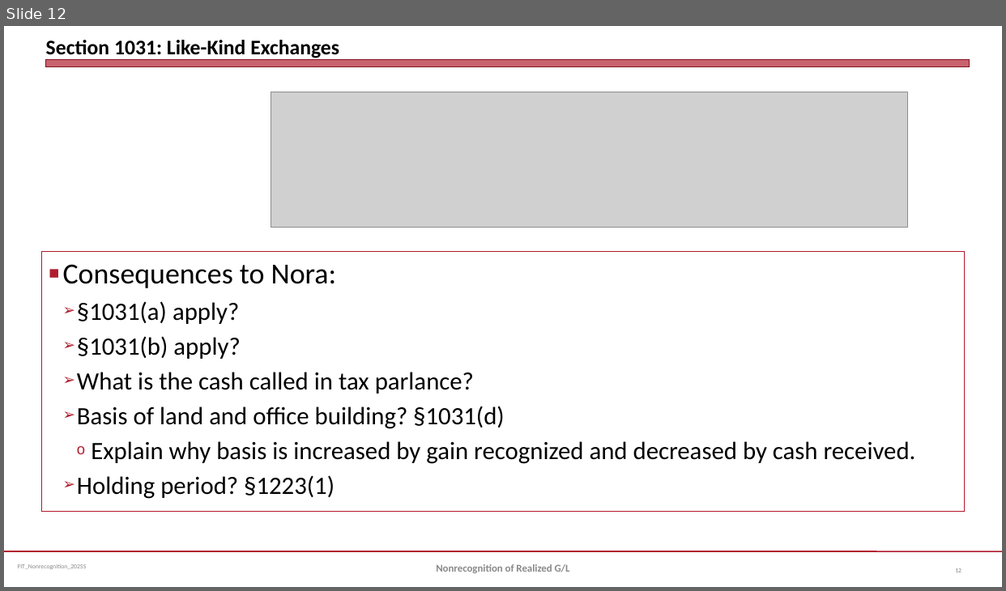
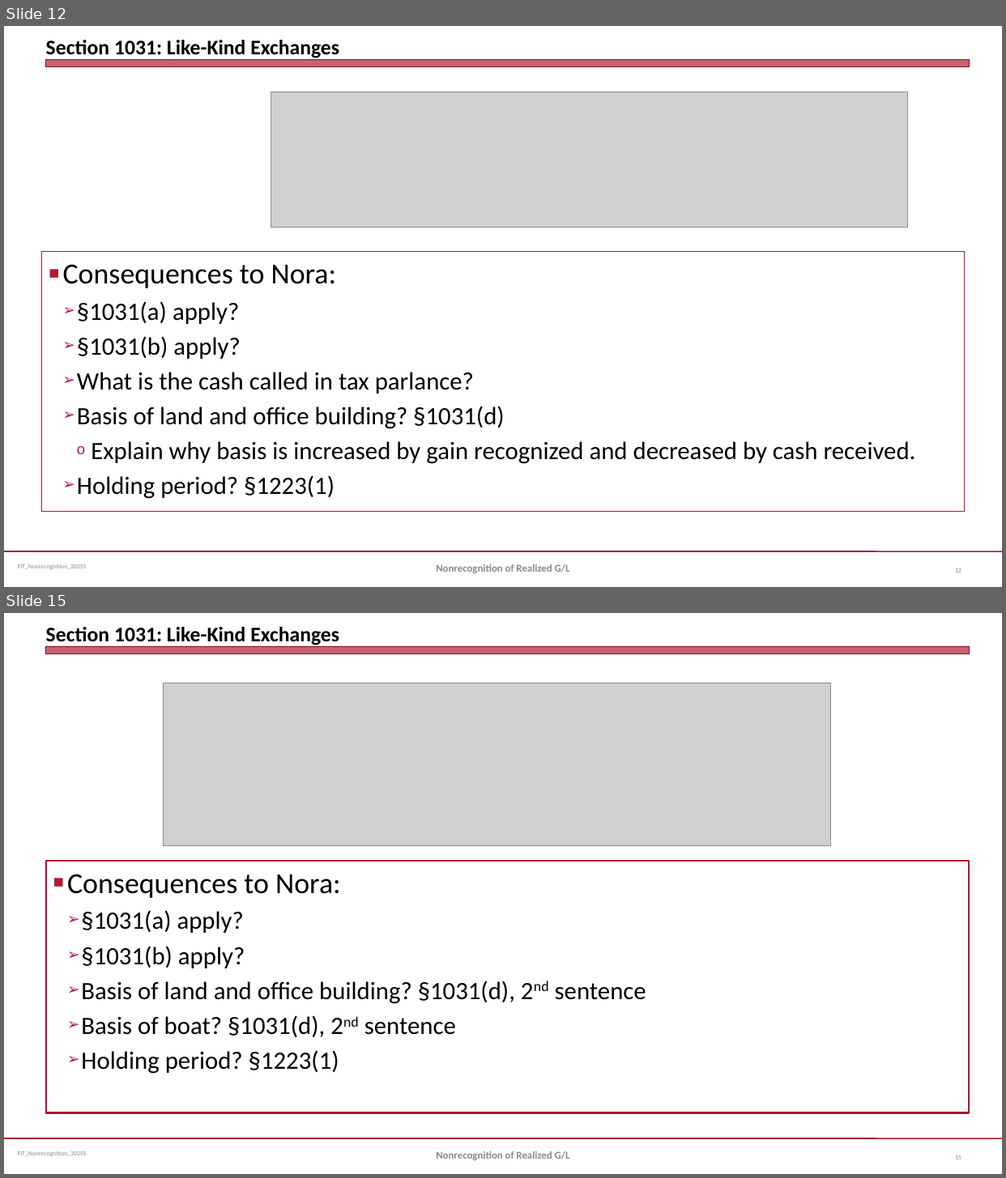
Before and after one commit to jmc877/Fed-Income-Tax, a slide deck: slides/FIT_NonrecognitionGL_2025S.pptx. Shown one above the other, each under a label of ours: slide 12 before the commit, slides 12 and 15 after it; the slides between them are not shown. The pictures are 1006x591 and 1006x1178 pixels, drawn with LibreOffice and Linux fonts; fonts in the diff are those of the drawing; grey boxes stand for pictures. Boxes give left, top, right and bottom in pixels: in the first picture for what was removed or moved away, otherwise in the second. Text is boxed around its words. In the diff, an @@ line names an element or a change of style, - is before the commit and + after.

```diff
--- a/slides/FIT_NonrecognitionGL_2025S.pptx
+++ b/slides/FIT_NonrecognitionGL_2025S.pptx
@@ slide 15 added at [4, 613, 1002, 1174], background #FFFFFF; not listed: 3 template elements that a slide beside it also shows @@
@@ title added at [46, 627, 339, 645], 20 pt, text #000000, bold @@
+Section 1031: Like-Kind Exchanges
@@ picture added at [163, 683, 830, 845] @@
@@ text added at [46, 861, 969, 1113], outline #B0182A 1.75 pt, 24 pt, text #000000 @@
+■ Consequences to Nora:
+  ➢ §1031(a) apply?
+  ➢ §1031(b) apply?
+  ➢ Basis of land and office building? §1031(d), 2nd sentence
+  ➢ Basis of boat? §1031(d), 2nd sentence
+  ➢ Holding period? §1223(1)
@@ text added at [436, 1152, 570, 1161], 10 pt, text #898989, bold @@
+Nonrecognition of Realized G/L
@@ page number added at [955, 1156, 961, 1160], 6 pt, text #808080 @@
+15
```
Also in this commit, not shown: 2 slides changed, 5 other slides added, 1 other file.
